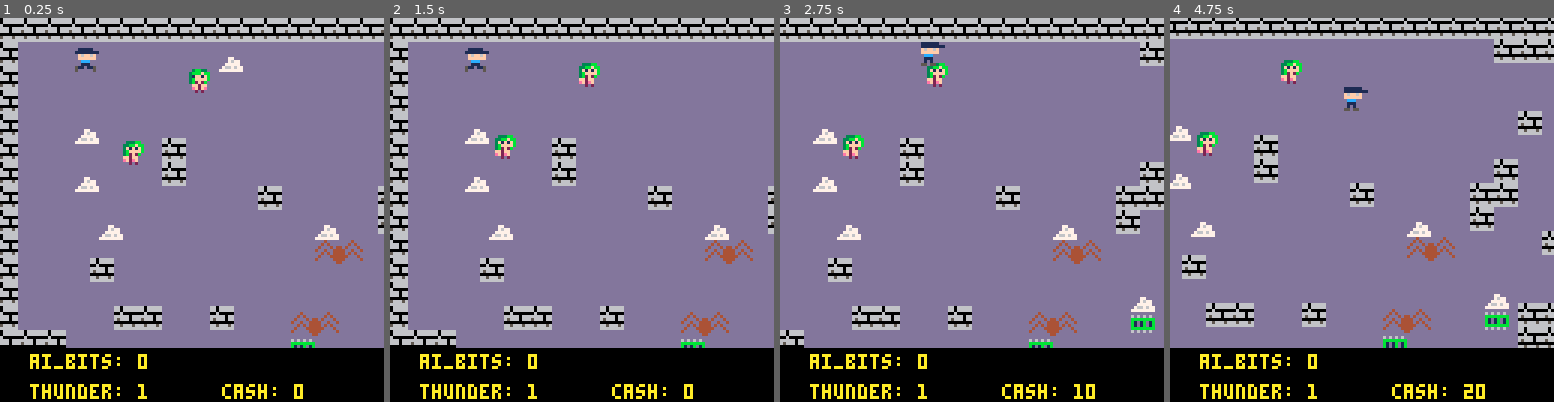
Above: before the commit, frames 1-4 (left to right).
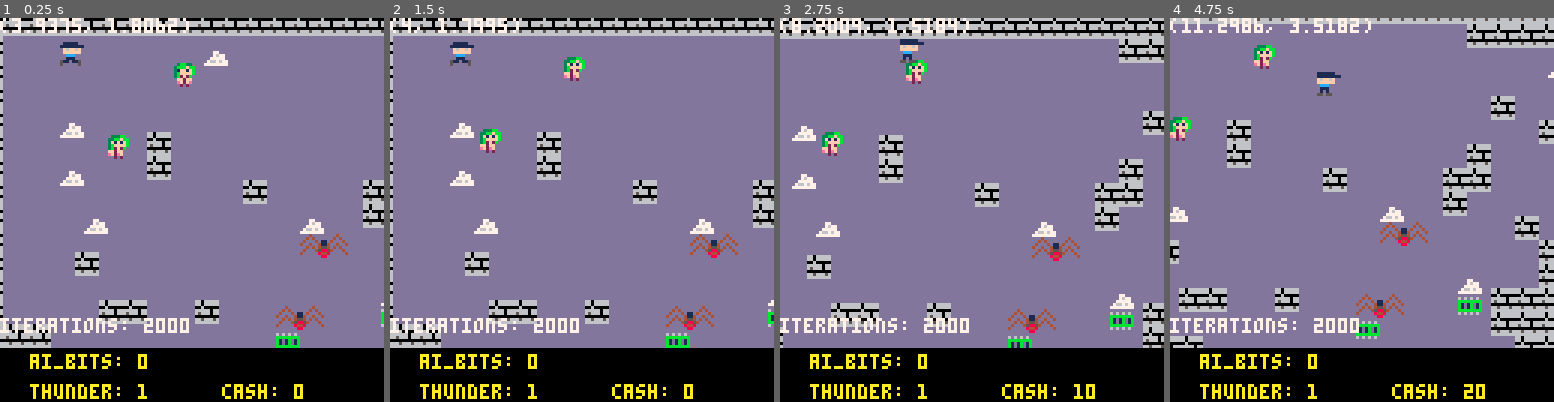
Above: after the commit, the same moments.

Repository: dfirebaugh/j46k
Game: PICO-8 cartridge j46k.p8
The game is run twice, just before and just after one commit, with the same random seed, the same clock (stepped at 60 frames per second) and the same inputs.
Inputs:
- Up to frame 1 (0.25 s): no input
- Up to frame 2 (1.5 s): no input
- Up to frame 3 (2.75 s): hold Right 1.6-2.1 s; hold Up 2.15-2.42 s; hold Right from 2.47 s (still down)
- Up to frame 4 (4.75 s): release Right at 3.03 s; hold Left 3.08-3.58 s; hold Down 3.63-3.97 s; hold Right 4.02-4.68 s; hold Up from 4.73 s (still down)

The runs differ from the first frame. In frame 1, 18% of the frame differs, in the area x 0-100%, y 0-86%; in frame 2, 18%; in frame 3, 18%; in frame 4, 22%.

Commit message:
better camera tracking

Diff:
--- a/j46k.p8
+++ b/j46k.p8
@@ -4,7 +4,15 @@
 -- j46k
 -- by dfire
 
---[[const]] debug = 0
+--[[const]] debug = 1
+
+-- additional_perimeter_checks is used in map generation
+--   it represents how many neighbor tiles to checkout
+--   starting with the adjacent neighbors then tiles that
+--   are adjacent to those neighbors
+--[[const]] additional_perimeter_checks = 4
+
+--[[const]] dig_iteration_limit = 2000
 
 --[[const]] mapsize = 64
 --[[const]] startx = 1
@@ -92,10 +100,13 @@
   camera(cam_x^1.5, cam_y^1.5)
 
 
-  map(0,0)
+  map(0, 0, 0, 0, 128, 128)
 
   -- draw actors
   foreach(actor,draw_actor)
+
+
+  camera()
 
   if (debug == 1) then
     print("floors: "..floorcount, 0, 112, 7)
@@ -105,8 +116,6 @@
     print("y "..jon.y,64,120,7)
     print('('..cam_x..', '..cam_y..')', 0, 0, 7)
   end
-
-  camera()
   print_game_info()
 end
 
@@ -487,15 +496,9 @@
     pl.dy += accel
   end
 
-  -- check to see if we need to move the camera
-  if flr(prev_x) == flr(pl.x) then
-    cam_x += pl.dx
-  end
-
-    -- ditto for y
-  if flr(prev_y) == flr(pl.y) then
-    cam_y += pl.dy
-  end
+  -- update camera
+    cam_x = pl.x
+    cam_y = pl.y
 
   -- play a sound if moving
   -- (every 4 ticks)
@@ -513,9 +516,9 @@
 
 function fillmap()
  for i=0,mapsize do
- 	for j=0, mapsize do
- 		mset(i,j,wall)
- 	end
+  for j=0, mapsize do
+    mset(i,j,wall)
+  end
  end
 end
 
@@ -535,16 +538,17 @@
     -- {x = x-inc, y = y-inc}, -- diagonal top left
     -- {x = x-inc, y = y+inc}, -- diagonal bottom left
   }
-  local rnddir= flr(rnd(count(possibledirections))+1)
-
-  for j=0, 4 do
+  local rnddir= flr(rnd(count(possibledirections)))
+
+  for j=0, additional_perimeter_checks do
     -- try all 4 possible directions
     for i=0, count(possibledirections) do
-      if(iswithinmap(
-          possibledirections[rnddir+i % count(possibledirections)].x,
-          possibledirections[rnddir+i % count(possibledirections)].y) and
-          possibledirections[rnddir+i % count(possibledirections)] != floor) then
-        return possibledirections[rnddir+i % count(possibledirections)]
+      rdir = (rnddir+i % count(possibledirections))+1
+      if(is_within_map(
+          possibledirections[rdir].x,
+          possibledirections[rdir].y) and
+          possibledirections[rdir] != floor) then
+        return possibledirections[rdir]
       end
     end
     inc += 1
@@ -567,7 +571,7 @@
   --  count is greater than
   --  predetermined set value,
   --  break the loop
-  if (iterations == 2000) then
+  if (iterations == dig_iteration_limit) then
     return
   else -- else dig out a floor
     floorcount += 1 -- keep a count of how many floor tiles we've placed
@@ -576,16 +580,7 @@
   end
 end
 
--- returns next position that should
---   be toward the center
-function movetowardcenter(x, y)
-  return {
-    x = x < ((mapsize/mapsize) / 2) and x + 1 or x - 1,
-    y = y < ((mapsize/mapsize) / 2) and y + 1 or y - 1
-  }
-end
-
-function iswithinmap(x, y)
+function is_within_map(x, y)
   if (y == 0 or x == 0) return false
 
   if (x >= mapsize or y >= mapsize) return false
@@ -632,12 +627,12 @@
 00000000000000000000000000000000000000000000000000000000000000000000000000000000000000000000000000000000000000000000000000000000
 00000000000000000000000000000000000400000000400000000000000000000000000000000000000000000000000000000000000000000000000000000000
 00000000000000000000000000000000004040000004040000444000000444000000000000000000000000000000000000000000000000000000000000000000
-00000000000000000000000000000000040004044040004004000404404000400000000000000000000000000000000000000000000000000000000000000000
-00077000000770000007700000000000400400444400400440040044440040040000000000000000000000000000000000000000000000000000000000000000
-00076770000767700007677000000000004040444404040000404044440404000000000000000000000000000000000000000000000000000000000000000000
-0077777000777c700077777000000000040004444440004004000444444000400000000000000000000000000000000000000000000000000000000000000000
-07667677077776770766767700000000400000444400000400400044440004000000000000000000000000000000000000000000000000000000000000000000
-77777777767677777777777700000000000000044000000000000004400000000000000000000000000000000000000000000000000000000000000000000000
+00000000000000000000000000000000040004011040004004000401104000400000000000000000000000000000000000000000000000000000000000000000
+00077000000770000007700000000000400400411400400440040041140040040000000000000000000000000000000000000000000000000000000000000000
+00076770000767700007677000000000004040455404040000404095590404000000000000000000000000000000000000000000000000000000000000000000
+0077777000777c700077777000000000040004588540004004000998899000400000000000000000000000000000000000000000000000000000000000000000
+07667677077776770766767700000000400000844800000400400089980004000000000000000000000000000000000000000000000000000000000000000000
+77777777767677777777777700000000000000088000000000000008800000000000000000000000000000000000000000000000000000000000000000000000
 03bb3300033bbb000333bb0000000000000000000000000000000000000000000000000000000000000000000000000000000000000000000000000000000000
 3bbbfbb0b3bbfbb033bbfbb000000000000000000000000000000000000000000000000000000000000000000000000000000000000000000000000000000000
 31ff1fb03f1ff1b03f1f1fb000000000000000000000000000000000000000000000000000000000000000000000000000000000000000000000000000000000
